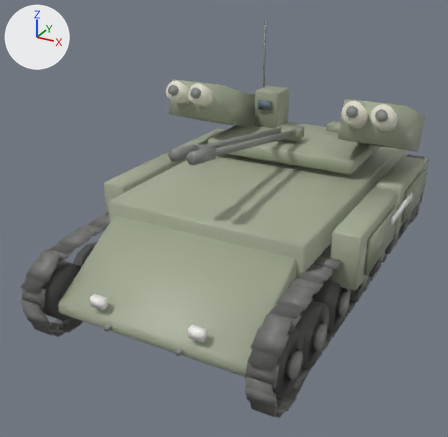
What one commit did to the glTF model assets/models/ecc/bmpt.glb.
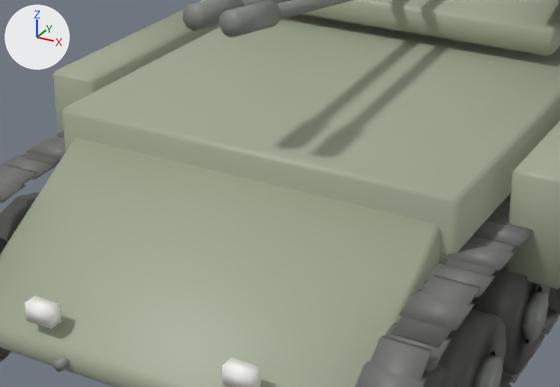
Each version is shown whole from a camera (50 mm lens) standing at (1.19, -2.57, 1.49) and looking at (-0.12, -0.19, 0.3), then close up on the part from 17% to 79% of the width and 34% to 78% of the height. The lights are fixed; the arrows at upper left show +X, +Y and +Z. The last two pictures show the newer version. Where no turn or scale is listed for an object, it has been applied to the vertices. Vertices at exactly the same position are counted once.

In view in the first close-up: 'BarrelMesh', 'Hull', 'Tracks', 'TracksFar', 'Turret'.
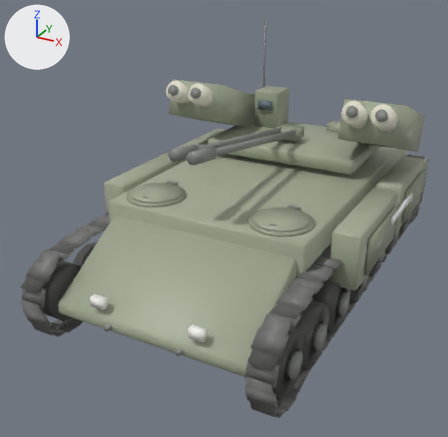
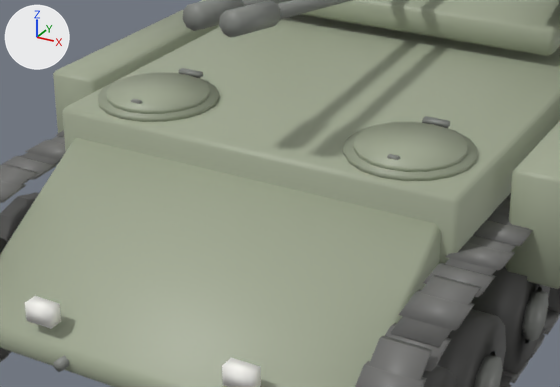
What the commit changed:
me_hull is used by ob_hull; location (0.0, 0.0, 0.0).
me_hull had 1292 vertices, 2268 faces and spanned x -0.64..0.64, y -1.04..1.07, z 0.0..0.48.
me_hull now has 1476 vertices, 2604 faces and spans x -0.64..0.64, y -1.04..1.07, z 0.0..0.5.
me_hull part 1: a new loose piece, an 18-sided cylinder along z spanning x -0.43..-0.17, y -0.612..-0.348, z 0.478..0.49, in mat_defaultmaterial.
me_hull part 2: a new loose piece, an 18-sided cylinder along z spanning x -0.41..-0.19, y -0.592..-0.368, z 0.488..0.5, in mat_defaultmaterial.
me_hull part 3: a new loose piece, a box spanning x -0.328..-0.273, y -0.358..-0.342, z 0.493..0.503, in mat_defaultmaterial.
me_hull part 4: a new loose piece, a box spanning x -0.311..-0.289, y -0.565..-0.555, z 0.4995..0.5045, in mat_defaultmaterial.
me_hull part 5: a new loose piece, an 18-sided cylinder along z spanning x 0.17..0.43, y -0.612..-0.348, z 0.478..0.49, in mat_defaultmaterial.
me_hull part 6: a new loose piece, an 18-sided cylinder along z spanning x 0.19..0.41, y -0.592..-0.368, z 0.488..0.5, in mat_defaultmaterial.
me_hull part 7: a new loose piece, a box spanning x 0.273..0.328, y -0.358..-0.342, z 0.493..0.503, in mat_defaultmaterial.
me_hull part 8: a new loose piece, a box spanning x 0.289..0.311, y -0.565..-0.555, z 0.4995..0.5045, in mat_defaultmaterial.

Changed parts and their boxes [x1, y1, x2, y2] in the close-ups (560 x 387 px):
part 1 of me_hull, added: after [98, 78, 219, 122]
part 2 of me_hull, added: after [107, 73, 210, 114]
part 3 of me_hull, added: after [179, 68, 203, 78]
part 4 of me_hull, added: after [131, 99, 142, 104]
part 5 of me_hull, added: after [343, 125, 477, 181]
part 6 of me_hull, added: after [354, 122, 467, 172]
part 7 of me_hull, added: after [422, 116, 450, 128]
part 8 of me_hull, added: after [387, 154, 400, 160]
